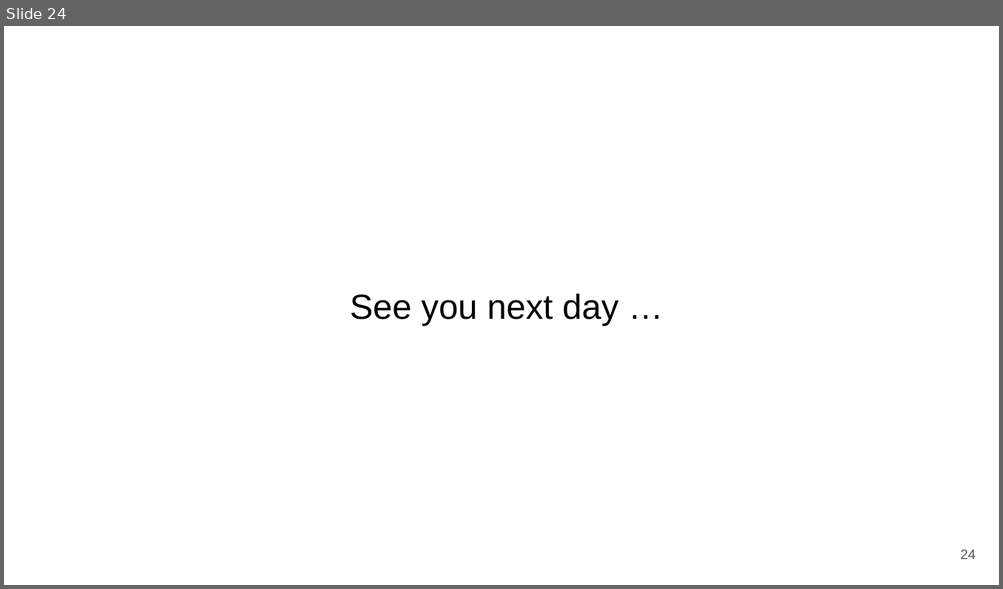
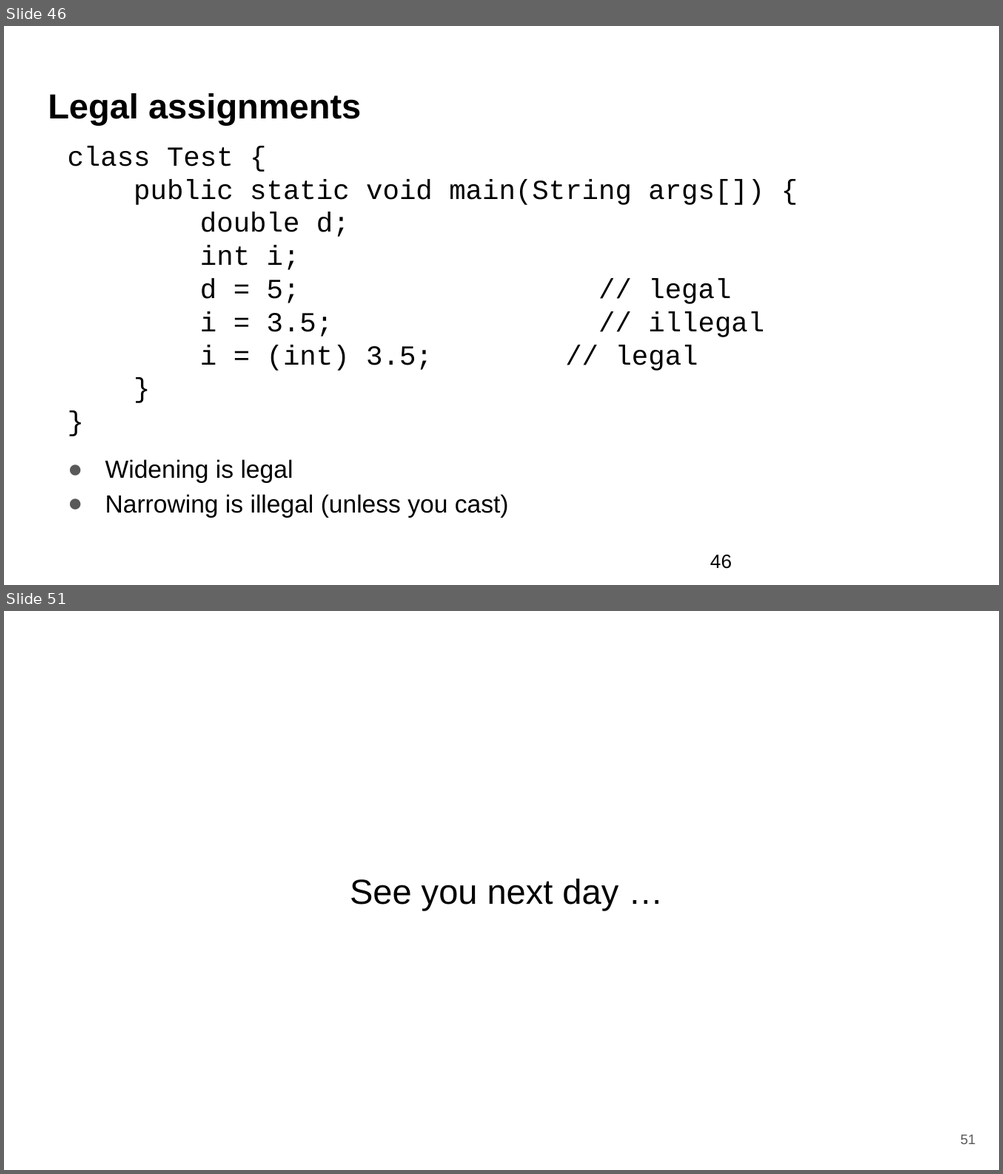
Before and after one commit to saeedsiddik/OOP_2025, a slide deck: Object Oriented Thoughts.pptx. Shown one above the other, each under a label of ours: slide 24 before the commit, slides 46 and 51 after it; the slides between them are not shown. The pictures are 1003x589 and 1003x1174 pixels, drawn with LibreOffice and Linux fonts; fonts in the diff are those of the drawing. Boxes give left, top, right and bottom in pixels: in the first picture for what was removed or moved away, otherwise in the second. Text is boxed around its words. In the diff, an @@ line names an element or a change of style, - is before the commit and + after.

```diff
--- a/Object Oriented Thoughts.pptx
+++ b/Object Oriented Thoughts.pptx
@@ slide 46 added at [4,26,999,585], background #FFFFFF @@
@@ title added at [48,93,361,125], 25.2 pt, text #000000, bold @@
+Legal assignments
@@ text added at [68,146,764,371], 20 pt, text #000000 @@
+class Test {
+public static void main(String args[]) {
+double d;
+int i;
+d = 5; // legal
+i = 3.5; // illegal
+i = (int) 3.5; // legal
+}
+}
@@ text added at [105,460,509,517], 18 pt, text #000000 @@
+● Widening is legal
+● Narrowing is illegal (unless you cast)
@@ page number added at [710,554,731,569], 14 pt, text #000000 @@
+46
@@ what was slide 24 is now slide 51 @@
@@ page number at [960,1135,976,1145]: text changed @@
-24
+51
```
Also in this commit, not shown: 4 slides changed, 29 other slides added, 3 slides removed.
